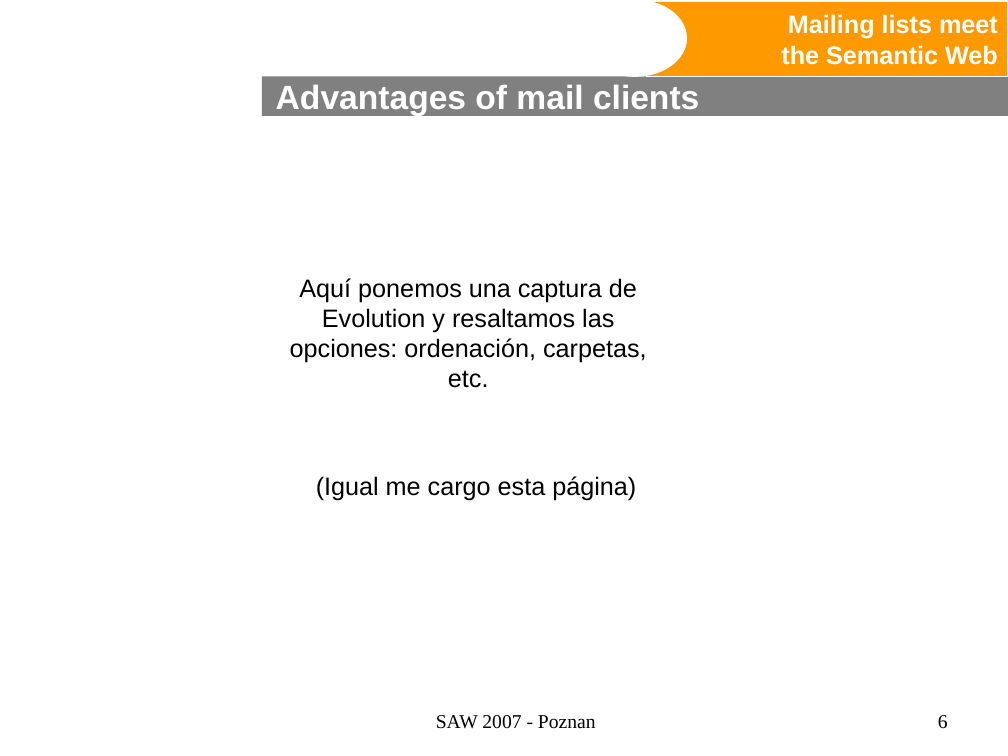
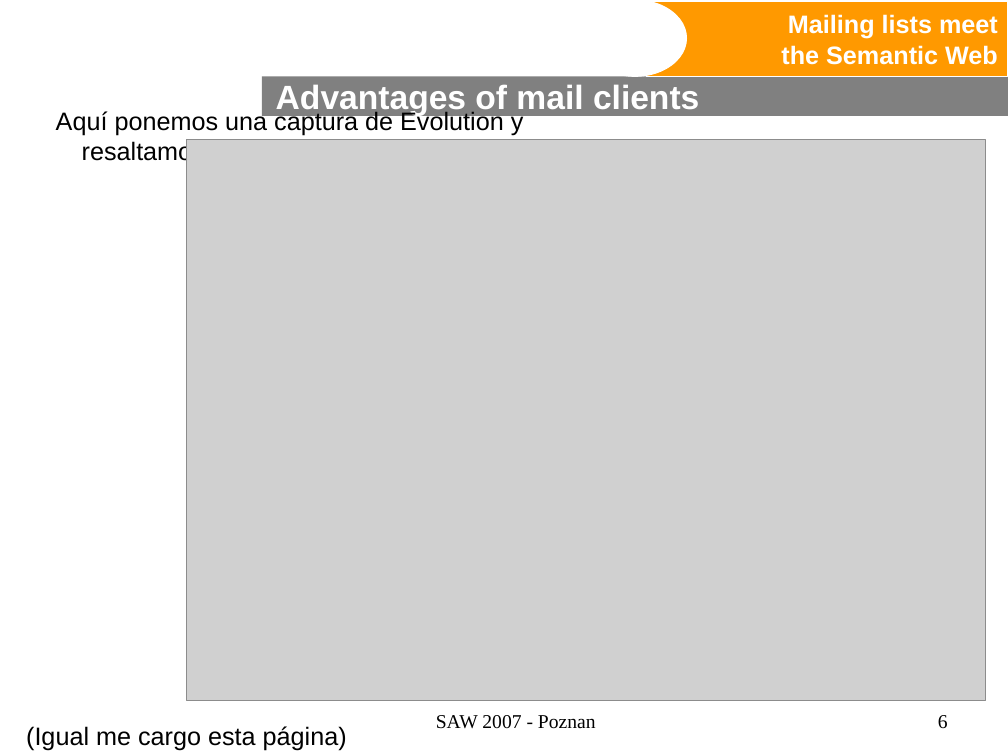
Before and after one commit to BackupTheBerlios/swaml-svn, a slide deck: slide 6 of trunk/doc/talks/20070427-saw2007/swaml.ppt. Drawn at 1008x756 pixels with LibreOffice and Linux fonts; fonts in the diff are those of the drawing; grey boxes stand for pictures; background and template pictures are left out. Boxes give left, top, right and bottom in pixels: in the first picture for what was removed or moved away, otherwise in the second. Text is boxed around its words. In the diff, an @@ line names an element or a change of style, - is before the commit and + after.

Commit message:
New images

```diff
--- a/trunk/doc/talks/20070427-saw2007/swaml.ppt
+++ b/trunk/doc/talks/20070427-saw2007/swaml.ppt
@@ text "Aquí ponemos una captura de ..." rewrapped from [290, 278, 647, 388] to [56, 110, 524, 166] @@
@@ picture added at [186, 140, 986, 701] @@
@@ text "(Igual me cargo esta página)": place and size @@
-text "(Igual me cargo esta página)" at [316, 476, 636, 501]
+text "(Igual me cargo esta página)" at [26, 726, 347, 751]
```
Also in this commit, not shown: 1 other slide changed.
